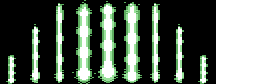
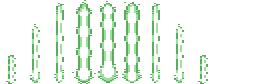
Layer changes from the first 261x84 image to the second:
painted on "Layer 31" (1st of 2, in "Group 4 copy 2") over bbox(198, 54, 210, 84)
painted on "Layer 32" (1st of 2, in "Group 4 copy 2") over bbox(192, 0, 216, 84)
painted on "Layer 31" (2nd of 2, in "Group 4 copy") over bbox(6, 54, 18, 84)
painted on "Layer 32" (2nd of 2, in "Group 4 copy") over bbox(0, 0, 24, 84)
painted on "Layer 33" (1st of 2, in "Group 3 copy 2") over bbox(174, 24, 186, 84)
painted on "Layer 32 copy" (1st of 2, in "Group 3 copy 2") over bbox(168, 0, 192, 84)
painted on "Layer 33" (2nd of 2, in "Group 3 copy") over bbox(30, 24, 42, 84)
painted on "Layer 32 copy" (2nd of 2, in "Group 3 copy") over bbox(24, 0, 48, 84)
painted on "Laser copy" (1st of 2, in "Group 2 copy 2") over bbox(150, 0, 162, 84)
painted on "Layer 32 copy 2" (1st of 2, in "Group 2 copy 2") over bbox(144, 0, 168, 84)
painted on "Laser copy" (2nd of 2, in "Group 2 copy") over bbox(54, 0, 66, 84)
painted on "Layer 32 copy 2" (2nd of 2, in "Group 2 copy") over bbox(48, 0, 72, 84)
painted on "Layer 34" over bbox(72, 0, 96, 84)
painted on "Layer 35" over bbox(96, 0, 120, 84)
painted on "Laser copy 2" over bbox(120, 0, 144, 84)
